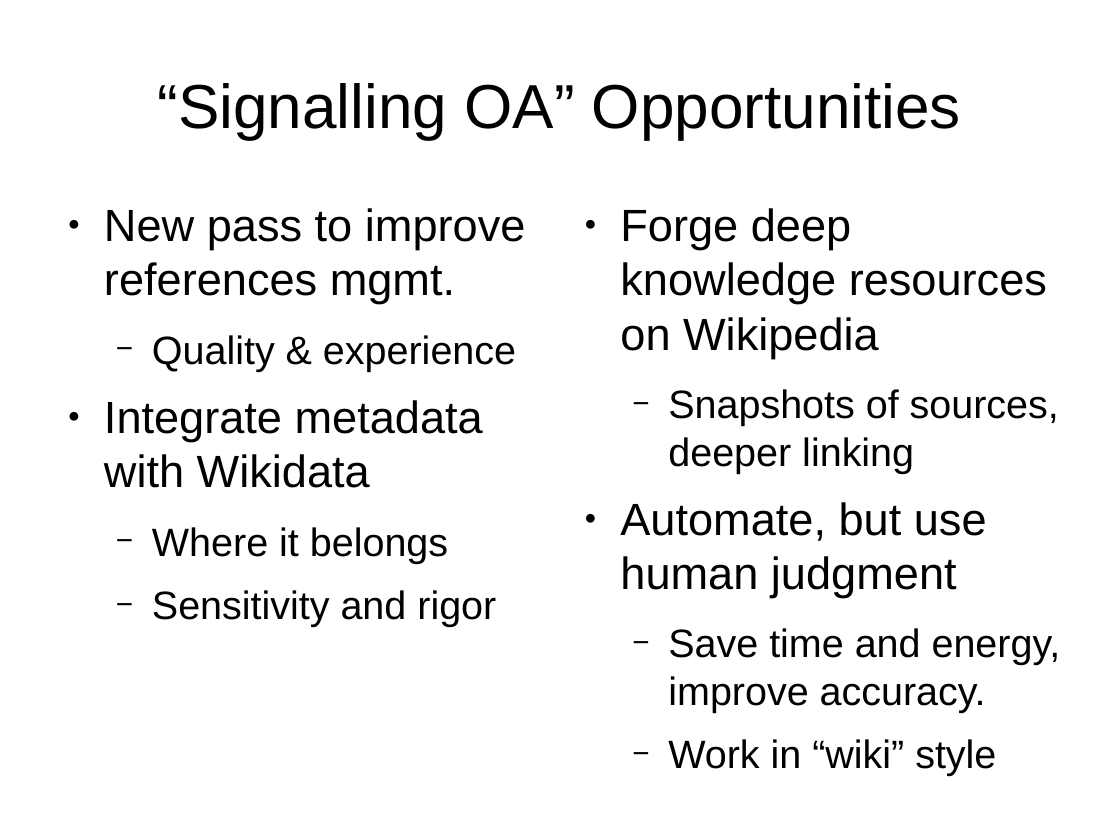
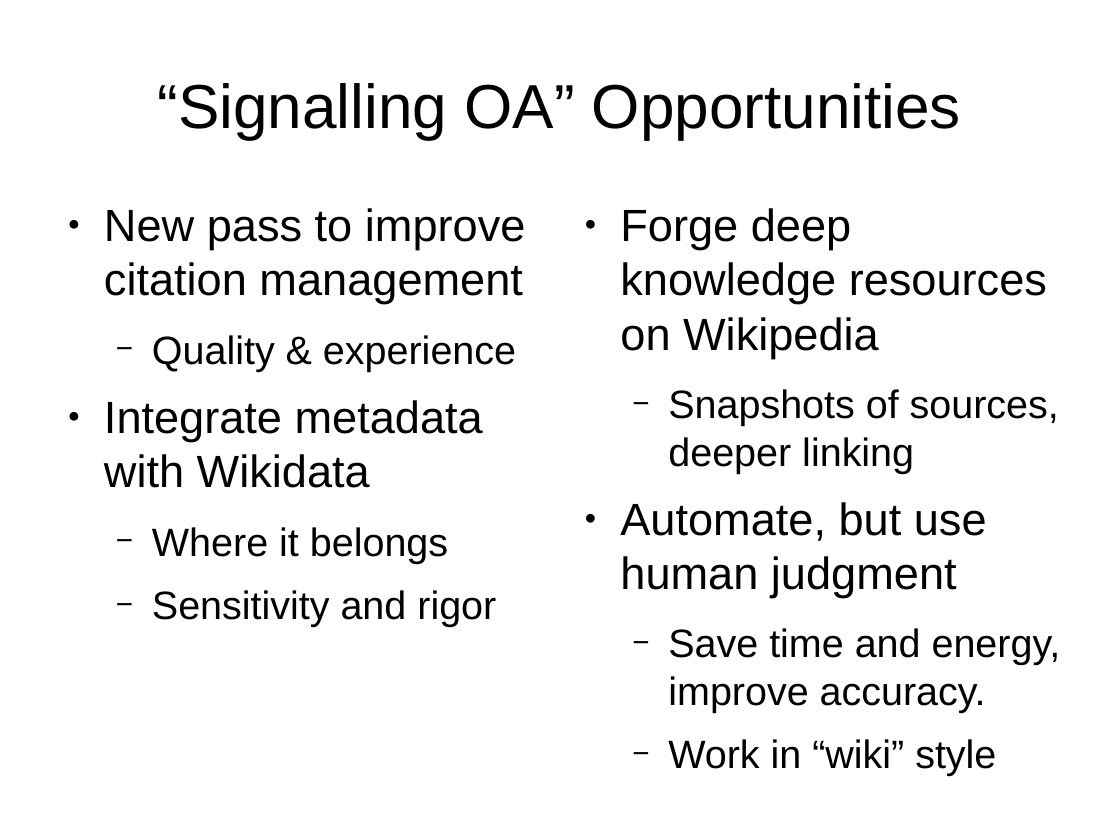
Before and after one commit to wpoa/OA-signalling, a slide deck: slide 24 of csvconf/csvconf_data-hacking_with_wikimedia_projects.odp (slide 31 before the commit). Drawn at 1120x840 pixels with LibreOffice and Linux fonts; fonts in the diff are those of the drawing. Boxes give left, top, right and bottom in pixels: in the first picture for what was removed or moved away, otherwise in the second. Text is boxed around its words. In the diff, an @@ line names an element or a change of style, - is before the commit and + after.

```diff
--- a/csvconf/csvconf_data-hacking_with_wikimedia_projects.odp
+++ b/csvconf/csvconf_data-hacking_with_wikimedia_projects.odp
@@ text at box(104, 208, 526, 304): text changed @@
-● New pass to improve references mgmt.
+● New pass to improve citation management
```
Also in this commit, not shown: 5 other slides changed, 3 slides added, 9 slides removed.
